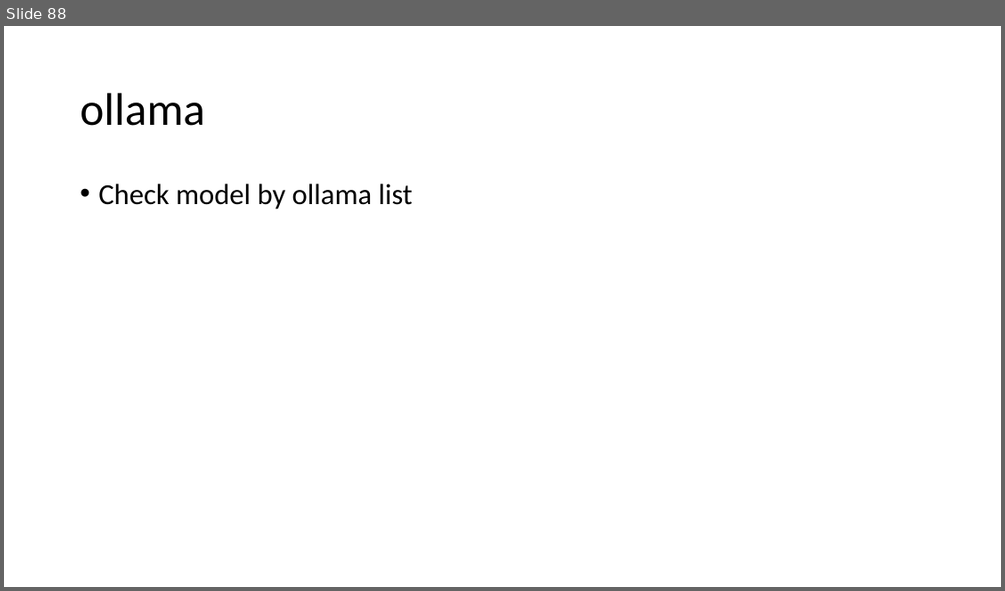
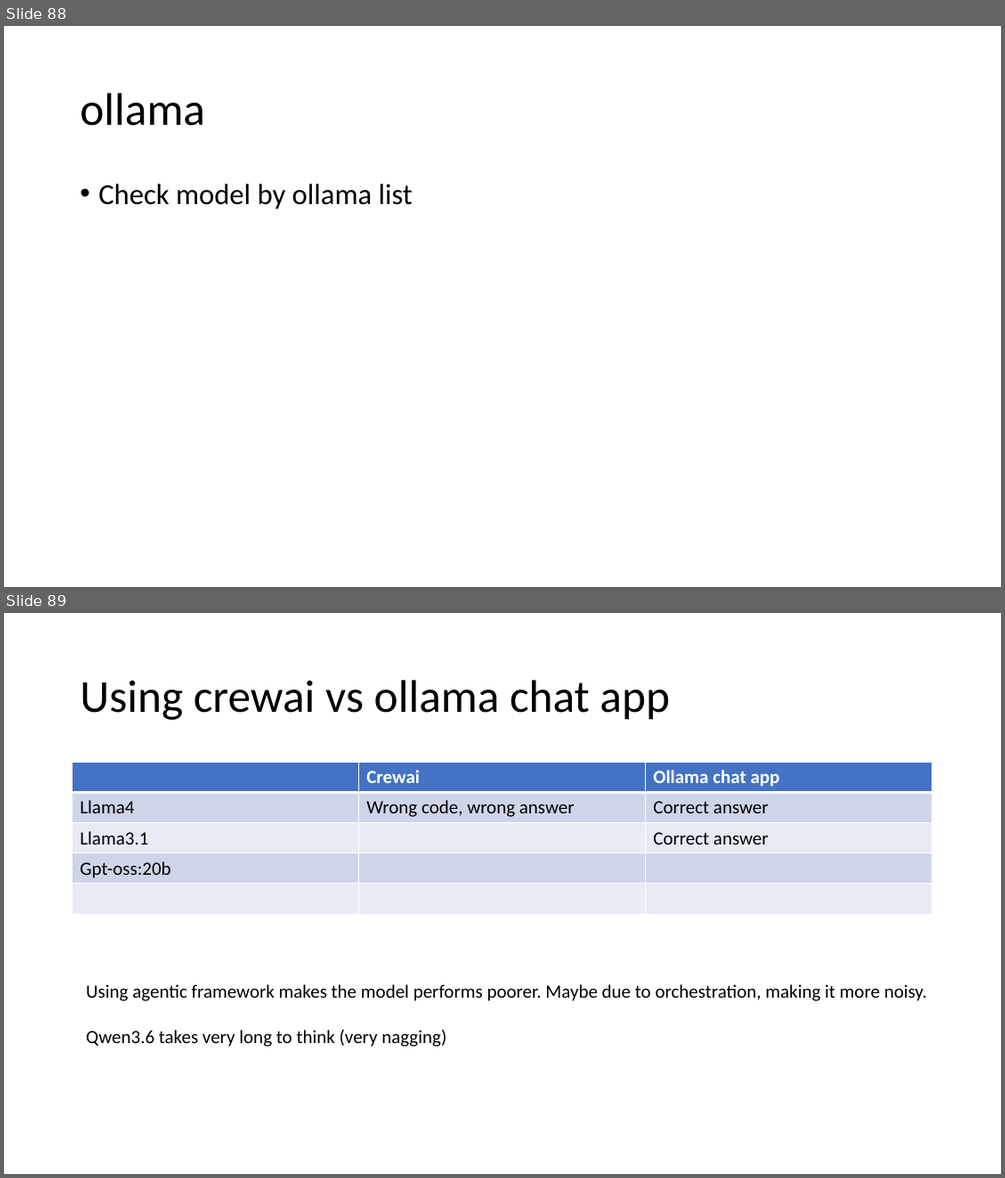
Before and after one commit to kindaichinisan/agents, a slide deck: wj_folder/AI Engineer Agentic Track.pptx. Shown one above the other, each under a label of ours: slide 88 before the commit, slides 88 and 89 after it. The pictures are 1005x591 and 1005x1178 pixels, drawn with LibreOffice and Linux fonts; fonts in the diff are those of the drawing. Boxes give left, top, right and bottom in pixels: in the first picture for what was removed or moved away, otherwise in the second. Text is boxed around its words. In the diff, an @@ line names an element or a change of style, - is before the commit and + after.

Commit message:
update crewai not good for coding.

```diff
--- a/wj_folder/AI Engineer Agentic Track.pptx
+++ b/wj_folder/AI Engineer Agentic Track.pptx
@@ slide 89 added at bbox=[4, 613, 1001, 1174], background #FFFFFF @@
@@ title added at bbox=[80, 680, 669, 720], 44 pt, text #000000 @@
+Using crewai vs ollama chat app
@@ table added at bbox=[73, 763, 932, 915], 5 rows, 3 columns @@
+ | Crewai | Ollama chat app
+Llama4 | Wrong code, wrong answer | Correct answer
+Llama3.1 |  | Correct answer
+Gpt-oss:20b |  | 
+ |  | 
@@ text added at bbox=[86, 984, 927, 1046], 18 pt, text #000000 @@
+Using agentic framework makes the model performs poorer. Maybe due to orchestration, making it more noisy.
+Qwen3.6 takes very long to think (very nagging)
```
